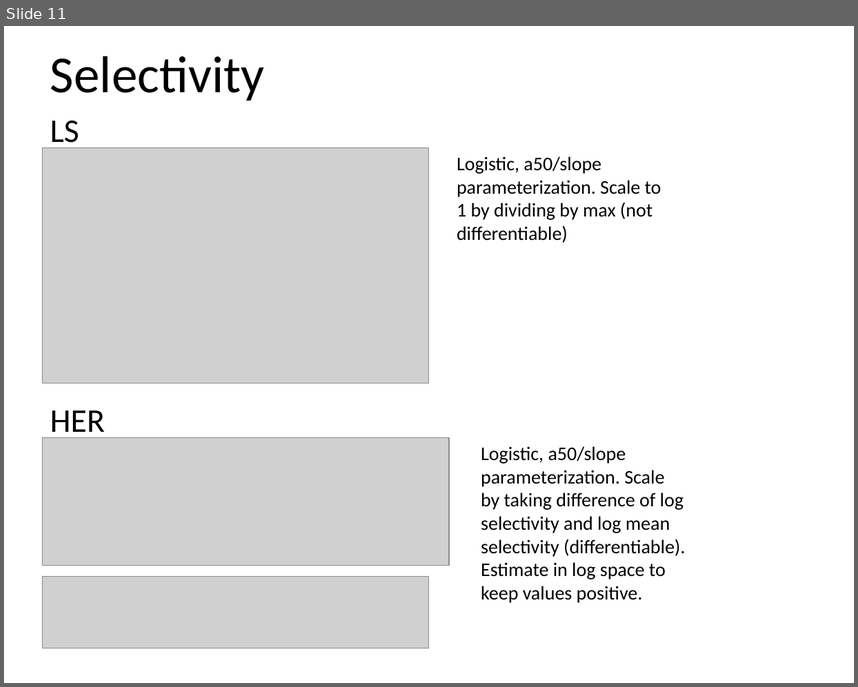
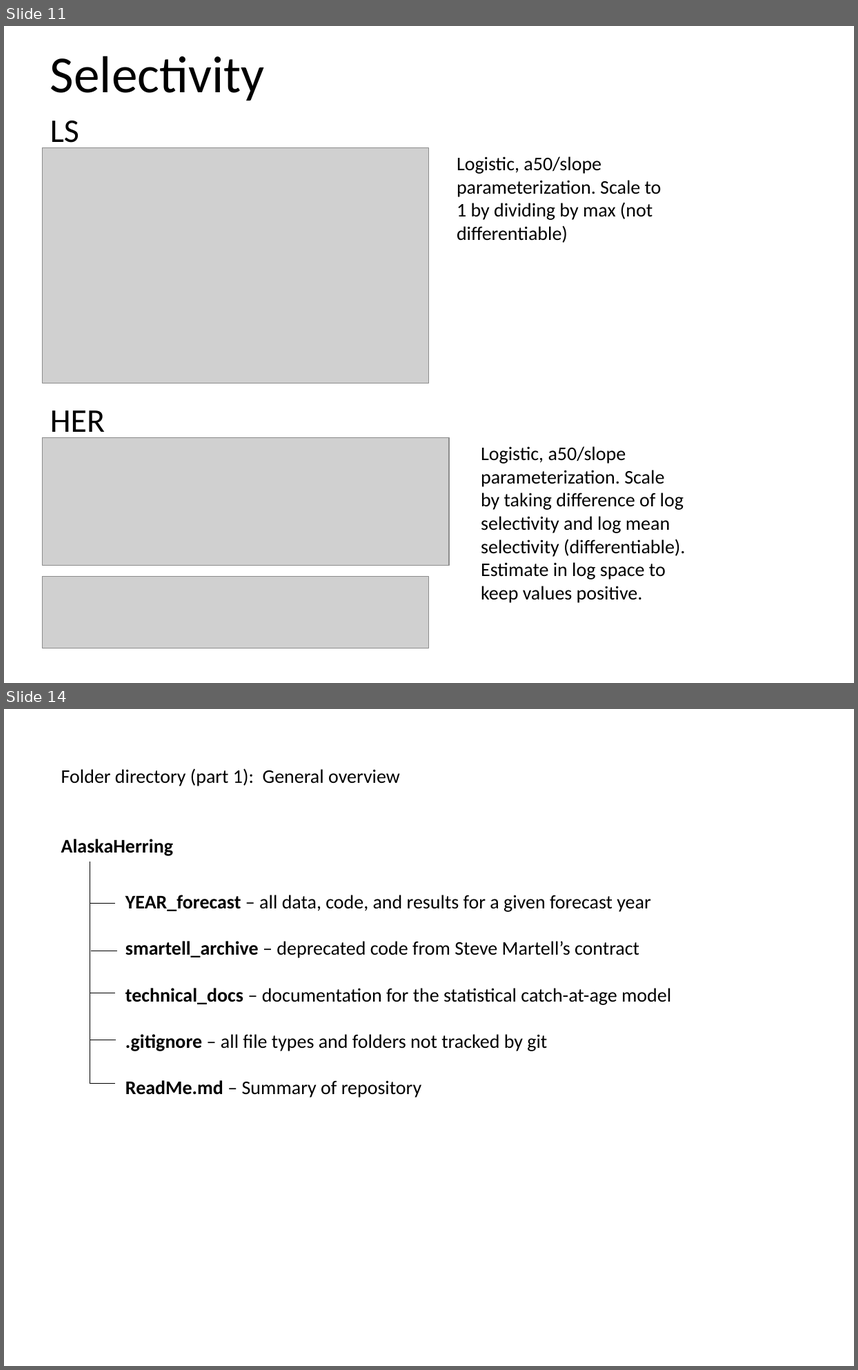
Before and after one commit to commfish/AlaskaHerring, a slide deck: technical_docs/popdy_her_ls.pptx. Shown one above the other, each under a label of ours: slide 11 before the commit, slides 11 and 14 after it; the slides between them are not shown. The pictures are 858x687 and 858x1370 pixels, drawn with LibreOffice and Linux fonts; fonts in the diff are those of the drawing; grey boxes stand for pictures. Boxes give left, top, right and bottom in pixels: in the first picture for what was removed or moved away, otherwise in the second. Text is boxed around its words. In the diff, an @@ line names an element or a change of style, - is before the commit and + after.

Commit message:
documentation for folder organization

```diff
--- a/technical_docs/popdy_her_ls.pptx
+++ b/technical_docs/popdy_her_ls.pptx
@@ slide 14 added at (4,709,854,1366), background #FFFFFF @@
@@ text added at (61,768,400,856), 18 pt, text #000000 @@
+Folder directory (part 1): General overview
+AlaskaHerring
@@ text added at (125,895,671,1097), 18 pt, text #000000 @@
+YEAR_forecast – all data, code, and results for a given forecast year
+smartell_archive – deprecated code from Steve Martell’s contract
+technical_docs – documentation for the statistical catch-at-age model
+.gitignore – all file types and folders not tracked by git
+ReadMe.md – Summary of repository
@@ group added at (90,862,117,1084): 6 lines @@
```
Also in this commit, not shown: 4 other slides added, 2 other files.
